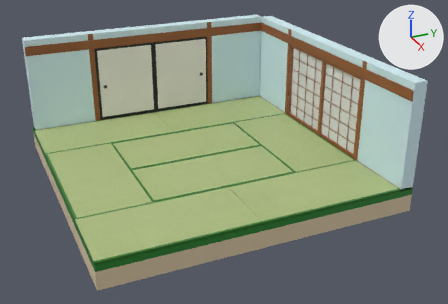
An edit to the Blender file src/client/assets/room/rooms/washitsu/washitsu.blend, drawn before and after from the same camera.
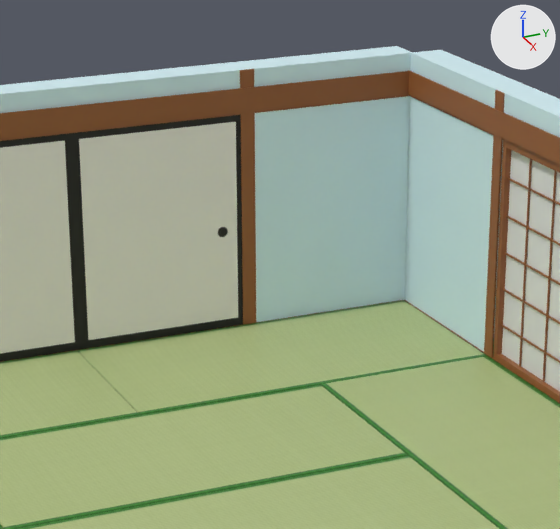
The first picture shows the older version from a 50 mm camera at (9.44, -3.75, 4.72) aimed at (0.26, 0.38, 0.13). The close-ups show both versions on the part from 29% to 69% of the width and 0% to 56% of the height of that picture; other places that the commit changed are outside them. Lighting does not change. The marker at upper right points along +X, +Y and +Z.

Names of what the first close-up shows: 'Cube', 'Cube.004', 'Cube.005', 'Grid.001', 'Plane', 'Tatami', 'Tatami.001', 'Tatami.004', 'Tatami.006', 'Tatami.007', 'Wall', 'Wall.001'.
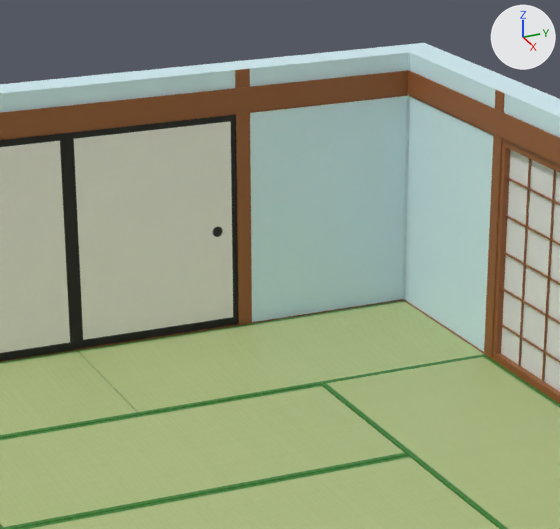
Location of each change, [x1, y1, x2, y2] in pixels of the close-ups (560 x 529 px):
'Wall.001', moved: before [0, 46, 413, 362]; after [0, 46, 409, 362]
'Cube.005', moved: before [71, 115, 243, 349]; after [66, 115, 238, 349]
'Cube.004', moved: before [0, 133, 81, 362]; after [0, 133, 77, 361]
'Plane', moved: before [502, 150, 560, 391]; after [501, 150, 560, 391]
'Grid.001', moved: [493, 140, 560, 402] in both
'Cube', moved: before [519, 159, 557, 382]; after [518, 159, 556, 382]
'Cube.006', added: after [394, 43, 441, 299]
'Cube.001', moved: before [501, 178, 560, 363]; after [500, 178, 560, 363]

The change in detail:
Mesh me_cube_004 is new.
It is a box spanning x -0.14..0.11, y -0.12..0.13, z -0.04..1.8.
It uses material mat_wall (white #d8f4fa).
Object 'Grid.001' (ob_grid_001) moves from (-0.59, 2.53, 0.75) to (-0.6, 2.53, 0.75).
Object 'Wall.001' (ob_wall_001) moves from (-2.51, 0.026, 1.125) to (-2.526, 0.0, 1.125).
Object 'Cube.004' (ob_cube_004) moves from (-2.5, -0.57, 0.75) to (-2.51, -0.6, 0.75).
Object 'Cube.005' (ob_cube_005) moves from (-2.5, 0.63, 0.75) to (-2.52, 0.6, 0.75).
Object 'Cube.006' (ob_cube_006) is new; it shows me_cube_004.
Its location is (-2.61, 2.62, 0.0).
